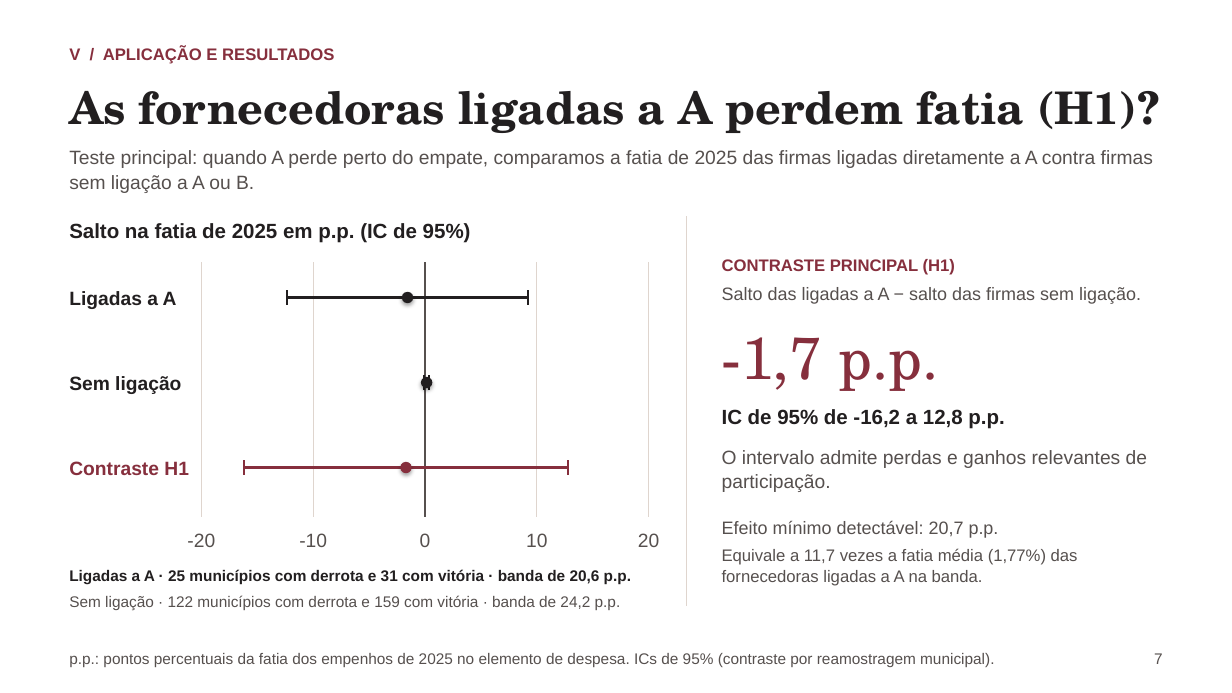
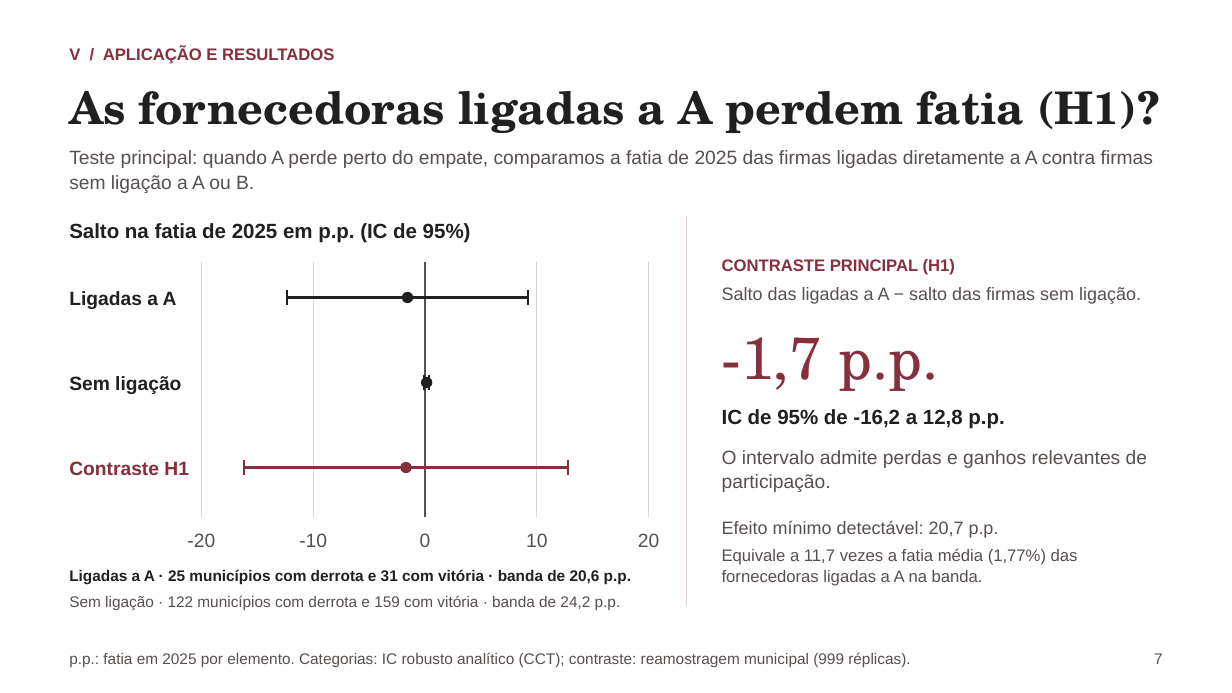
Before and after one commit to rafaelt0/redes-empresariais-alternancia-politica, a slide deck: slide 7 of output/deck.pptx. Drawn at 1232x693 pixels with LibreOffice and Linux fonts; fonts in the diff are those of the drawing. Boxes give left, top, right and bottom in pixels: in the first picture for what was removed or moved away, otherwise in the second. Text is boxed around its words. In the diff, an @@ line names an element or a change of style, - is before the commit and + after.

```diff
--- a/output/deck.pptx
+++ b/output/deck.pptx
@@ shadow off in 3 elements at (402,292,413,303), (421,377,433,388), (400,462,411,473) @@
@@ text at (69,652,910,667): text changed @@
-p.p.: pontos percentuais da fatia dos empenhos de 2025 no elemento de despesa. ICs de 95% (contraste por reamostragem municipal).
+p.p.: fatia em 2025 por elemento. Categorias: IC robusto analítico (CCT); contraste: reamostragem municipal (999 réplicas).
```
Also in this commit, not shown: 6 other slides changed, 10 other files.
